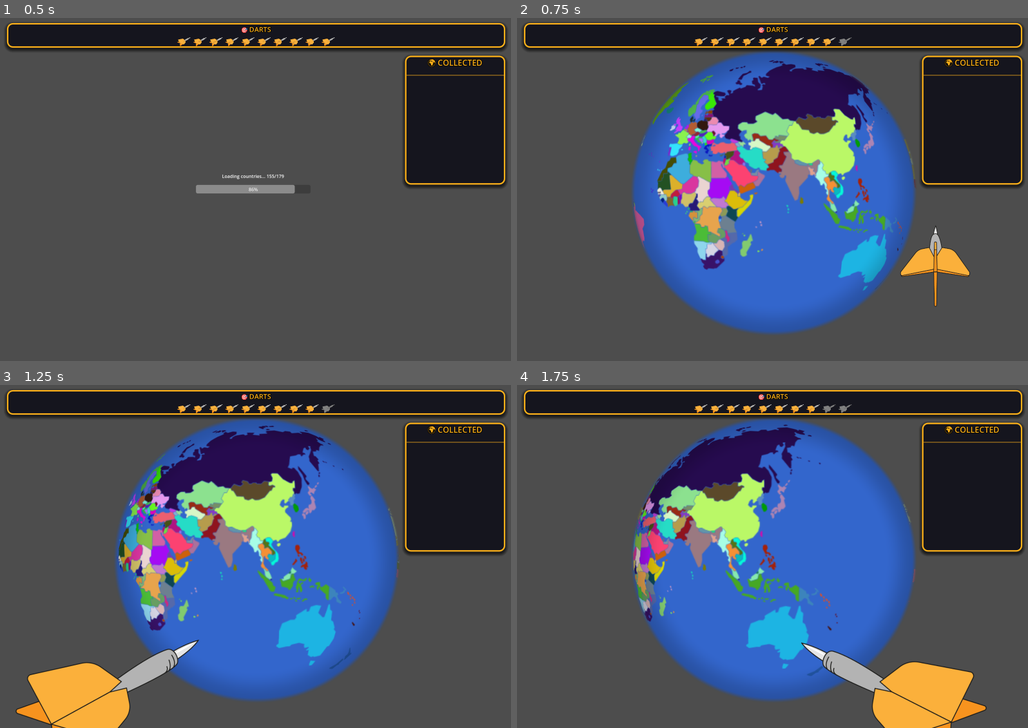
Above: before the commit, frames 1-4 (two rows, left to right).
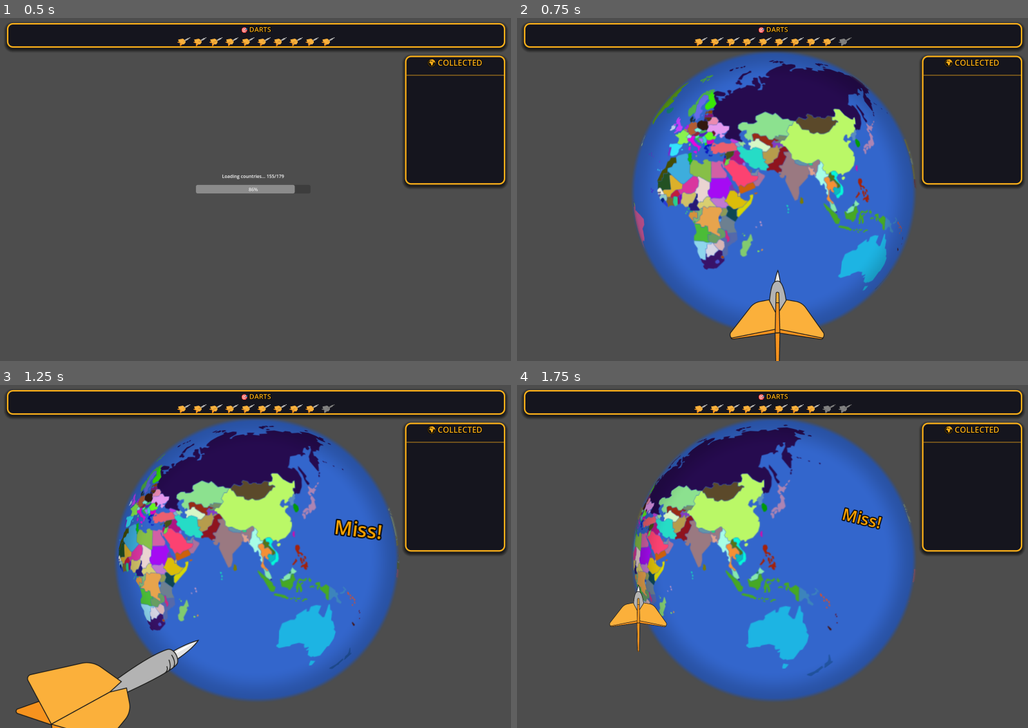
Above: after the commit, the same moments.

Repository: Balatzar/CountryCollector
Game: Godot game, scene res://Scenes/Game.tscn
The game is run twice, just before and just after one commit, with the same random seed, the same clock (stepped at 60 frames per second) and the same inputs.
Inputs (mouse positions are in pixels of both pictures, inside the frame that each line leads up to):
- Up to frame 1 (0.5 s): no input
- Up to frame 2 (0.75 s): tap Enter at 0.5 s; move the mouse to (884, 172) at 0.52 s; click (884, 172) at 0.67 s
- Up to frame 3 (1.25 s): tap Space at 0.77 s
- Up to frame 4 (1.75 s): move the mouse to (665, 573) at 1.27 s; click (665, 573) at 1.42 s; tap Space at 1.52 s

Frame 1 is identical in both runs. In frame 2, 2.7% of the frame differs, in the area x 41-89%, y 60-100%; in frame 3, 0.4%; in frame 4, 5.0%, in the area x 18-92%, y 35-100%.

Commit message:
Display notifications

Diff:
--- a/GameState.gd
+++ b/GameState.gd
@@ -10,6 +10,7 @@
 signal country_loading_progress(loaded: int, total: int)
 signal store_opened()
 signal card_acquired(card_data: Dictionary)
+signal notification_requested(text: String, position: Vector2, color: Color)
 
 # List of all countries in the game
 var all_countries: Array[String] = []
@@ -22,6 +23,9 @@
 
 # Pending country from click (will be collected when dart lands)
 var pending_country: String = ""
+
+# Last dart landing position (for notifications)
+var last_dart_position: Vector2 = Vector2.ZERO
 
 # Dart tracking
 const MAX_DARTS: int = 10
@@ -120,8 +124,14 @@
 
 
 # Signal that the dart has landed
-func land_dart() -> void:
+func land_dart(position: Vector2 = Vector2.ZERO) -> void:
+	last_dart_position = position
 	dart_landed.emit()
+
+
+# Request a notification to be displayed at a specific position
+func show_notification(text: String, position: Vector2, color: Color = Color.WHITE) -> void:
+	notification_requested.emit(text, position, color)
 
 
 # Check if a country has been collected
--- a/Scenes/Dart.tscn
+++ b/Scenes/Dart.tscn
@@ -21,7 +21,6 @@
 start_forward_bias = 0.0
 end_backward_bias = -0.5
 projectile_rotation_factor = 1.0
-projectile_duration = 0.1
 
 [node name="SpriteLeft" type="Sprite2D" parent="."]
 position = Vector2(-12, -299)
--- /dev/null
+++ b/Scenes/Game.gd
@@ -0,0 +1,14 @@
+extends Node2D
+
+@onready var notification_display: Node2D = $NotificationDisplay
+
+
+func _ready() -> void:
+	# Connect to notification signal
+	GameState.notification_requested.connect(_on_notification_requested)
+
+
+func _on_notification_requested(text: String, position: Vector2, color: Color) -> void:
+	# Move notification display to requested position and spawn
+	notification_display.global_position = position
+	notification_display.spawn_notification(text, color)
--- a/Scenes/Game.tscn
+++ b/Scenes/Game.tscn
@@ -1,10 +1,16 @@
-[gd_scene load_steps=3 format=3 uid="uid://bf4tw7lmwlwuj"]
+[gd_scene load_steps=5 format=3 uid="uid://bf4tw7lmwlwuj"]
 
 [ext_resource type="PackedScene" uid="uid://vpm14equhjq1" path="res://Scenes/GlobeAndDartWithProgress.tscn" id="1_gl6un"]
+[ext_resource type="Script" uid="uid://bheof2fagiofc" path="res://Scenes/Game.gd" id="1_kldst"]
 [ext_resource type="PackedScene" uid="uid://dkm8y5qvxh3yw" path="res://Scenes/GameOverlay.tscn" id="2_j5yw3"]
+[ext_resource type="PackedScene" uid="uid://bk3qxoc3yvyp2" path="res://Scenes/NotificationDisplay.tscn" id="4_b2bpf"]
 
 [node name="Game" type="Node2D"]
+script = ExtResource("1_kldst")
 
 [node name="GlobeAndDartWithProgress" parent="." instance=ExtResource("1_gl6un")]
 
 [node name="GameOverlay" parent="." instance=ExtResource("2_j5yw3")]
+
+[node name="NotificationDisplay" parent="." instance=ExtResource("4_b2bpf")]
+position = Vector2(892, 660)
--- /dev/null
+++ b/Scenes/NotificationDisplay.tscn
@@ -0,0 +1,12 @@
+[gd_scene load_steps=2 format=3 uid="uid://bk3qxoc3yvyp2"]
+
+[ext_resource type="Script" uid="uid://ctxmdm3hcd1mj" path="res://Scenes/notification_display.gd" id="1_jmq6g"]
+
+[node name="NotificationDisplay" type="Node2D"]
+script = ExtResource("1_jmq6g")
+
+[node name="DebugPoint" type="ColorRect" parent="."]
+offset_right = 40.0
+offset_bottom = 40.0
+
+[node name="Spawner" type="Node2D" parent="."]
--- /dev/null
+++ b/Scenes/TestNotification.tscn
@@ -0,0 +1,24 @@
+[gd_scene load_steps=3 format=3 uid="uid://bcrf74xrj0xym"]
+
+[ext_resource type="PackedScene" uid="uid://bk3qxoc3yvyp2" path="res://Scenes/NotificationDisplay.tscn" id="1_5wr5a"]
+[ext_resource type="Script" uid="uid://cgicnaduhbyry" path="res://Scenes/test_notification.gd" id="1_v6m24"]
+
+[node name="TestNotification" type="Control"]
+layout_mode = 3
+anchors_preset = 15
+anchor_right = 1.0
+anchor_bottom = 1.0
+grow_horizontal = 2
+grow_vertical = 2
+script = ExtResource("1_v6m24")
+
+[node name="Button" type="Button" parent="."]
+layout_mode = 0
+offset_left = 929.0
+offset_top = 609.0
+offset_right = 983.0
+offset_bottom = 640.0
+text = "Test ! "
+
+[node name="NotificationDisplay" parent="." instance=ExtResource("1_5wr5a")]
+position = Vector2(938, 529)
--- a/Scenes/dart.gd
+++ b/Scenes/dart.gd
@@ -282,14 +282,16 @@
 	var cb := Callable(self, "_update_projectile_along_bezier").bind(proj, p0, p1, p2, p3)
 	tween.tween_method(cb, 0.0, 1.0, projectile_duration)
 	tween.finished.connect(func():
+		var landing_pos := Vector2.ZERO
 		if is_instance_valid(proj):
+			landing_pos = proj.global_position
 			proj.queue_free()
 		# Print shot duration
 		var shot_end_time: float = Time.get_ticks_msec() / 1000.0
 		var shot_duration: float = shot_end_time - shot_start_time
 		print("Shot duration: %.3f seconds" % shot_duration)
-		# Signal that the dart has landed
-		GameState.land_dart()
+		# Signal that the dart has landed with position
+		GameState.land_dart(landing_pos)
 		# Show the static dart sprites again after landing
 		is_throwing = false
 	)
--- /dev/null
+++ b/Scenes/notification_display.gd
@@ -0,0 +1,105 @@
+extends Node2D
+
+## Animation settings
+@export_group("Animation Timing")
+@export var animation_duration: float = 1.2
+@export var fade_start_time: float = 0.6  # When to start fading (0.0 = immediately, 1.0 = at end)
+
+@export_group("Movement")
+@export var base_move_distance: Vector2 = Vector2(0, -150)  # Base upward movement
+@export var horizontal_spread: float = 200.0  # Random horizontal variance
+@export var vertical_variance: float = 80.0  # Random vertical variance
+
+@export_group("Rotation & Scale")
+@export var max_rotation_degrees: float = 25.0  # Random rotation range
+@export var spawn_scale: float = 0.3  # Starting scale (pops in from this size)
+@export var end_scale: float = 1.4  # Ending scale
+@export var scale_variance: float = 0.4  # Random scale variation
+
+@export_group("Visual Style")
+@export var font_size: int = 32
+@export var default_color: Color = Color.WHITE
+@export var outline_size: int = 8
+@export var outline_color: Color = Color.BLACK
+
+@export_group("Animation Styles")
+@export var use_random_curve: bool = true
+@export var enable_bounce: bool = true
+@export var enable_rotation: bool = true
+
+@onready var spawner: Node2D = $Spawner
+@onready var debug_point: ColorRect = $DebugPoint
+
+
+func _ready() -> void:
+	# Hide debug visualization when game is running
+	debug_point.visible = false
+
+
+func spawn_notification(text: String, custom_color: Color = default_color) -> void:
+	var label := Label.new()
+	label.text = text
+	label.add_theme_font_size_override("font_size", font_size)
+	label.add_theme_color_override("font_color", custom_color)
+	label.add_theme_color_override("font_outline_color", outline_color)
+	label.add_theme_constant_override("outline_size", outline_size)
+
+	# Position at spawner
+	spawner.add_child(label)
+	label.position = Vector2.ZERO
+	label.pivot_offset = label.size / 2.0  # Center pivot for rotation/scale
+
+	# Start small for pop-in effect
+	label.scale = Vector2.ONE * spawn_scale
+	label.modulate.a = 1.0
+
+	# Generate random movement
+	var random_offset := Vector2(
+		randf_range(-horizontal_spread, horizontal_spread),
+		randf_range(-vertical_variance, vertical_variance)
+	)
+	var target_position := base_move_distance + random_offset
+
+	# Generate random rotation
+	var target_rotation := 0.0
+	if enable_rotation:
+		target_rotation = deg_to_rad(randf_range(-max_rotation_degrees, max_rotation_degrees))
+
+	# Generate random scale
+	var final_scale := end_scale + randf_range(-scale_variance, scale_variance)
+
+	# Create animation
+	var tween := create_tween()
+	tween.set_parallel(true)
+
+	# Choose animation curve
+	var curve_type := Tween.TRANS_CUBIC
+	var ease_type := Tween.EASE_OUT
+
+	if use_random_curve:
+		var curves := [Tween.TRANS_BOUNCE, Tween.TRANS_ELASTIC]
+		if enable_bounce:
+			curves.append(Tween.TRANS_BACK)
+		curve_type = curves[randi() % curves.size()]
+
+	# Movement animation
+	tween.tween_property(label, "position", target_position, animation_duration)\
+		.set_trans(curve_type).set_ease(ease_type)
+
+	# Scale animation - pop in then grow
+	tween.tween_property(label, "scale", Vector2.ONE * final_scale, animation_duration)\
+		.set_trans(Tween.TRANS_ELASTIC).set_ease(Tween.EASE_OUT)
+
+	# Rotation animation
+	if enable_rotation:
+		tween.tween_property(label, "rotation", target_rotation, animation_duration)\
+			.set_trans(Tween.TRANS_CUBIC).set_ease(Tween.EASE_OUT)
+
+	# Fade out
+	var fade_delay := animation_duration * fade_start_time
+	var fade_duration := animation_duration * (1.0 - fade_start_time)
+	tween.tween_property(label, "modulate:a", 0.0, fade_duration)\
+		.set_delay(fade_delay).set_trans(Tween.TRANS_CUBIC).set_ease(Tween.EASE_IN)
+
+	# Cleanup when done
+	tween.finished.connect(func(): label.queue_free())
--- a/Scenes/rotating_static_map.gd
+++ b/Scenes/rotating_static_map.gd
@@ -1,4 +1,6 @@
 extends Node2D
+
+const CountryNames = preload("res://CountryNames.gd")
 
 ## Configuration
 @export var scroll_speed: float = 50.0  # Pixels per second
@@ -15,6 +17,14 @@
 var map_copy: Node2D = null
 var copies_created: bool = false
 var is_paused: bool = true  # Start paused until loading is complete
+
+# Track if current dart hit a country (reset on each throw)
+var dart_hit_country: bool = false
+
+# Notification colors
+const COLOR_HIT = Color.LIGHT_GREEN
+const COLOR_MISS = Color.ORANGE
+const COLOR_COUNTRY = Color.CYAN
 
 func _ready() -> void:
 	# Scale the map to fit better in the globe (maps are 1024x512)
@@ -33,11 +43,10 @@
 	# Set the viewport texture on the globe display
 	globe_display.texture = sub_viewport.get_texture()
 
-	# Connect to country collection signal to rebuild copies
+	# Connect to game signals
+	GameState.dart_thrown.connect(_on_dart_thrown)
+	GameState.dart_landed.connect(_on_dart_landed)
 	GameState.country_collected.connect(_on_country_collected)
-
-	# Connect to dart landed signal to collect pending country
-	GameState.dart_landed.connect(_on_dart_landed)
 
 func start_rotation() -> void:
 	"""Called externally when loading is complete and it's safe to copy sprites"""
@@ -46,10 +55,9 @@
 	is_paused = false
 	print("[RotatingMap] Rotation started")
 
-func _on_country_collected(_country_id: String) -> void:
-	# Rebuild map copies to reflect the new white color
-	if copies_created and map_copy != null:
-		_rebuild_map_copy()
+func _on_dart_thrown() -> void:
+	# Reset hit tracking for new dart
+	dart_hit_country = false
 
 
 func _on_dart_landed() -> void:
@@ -57,6 +65,29 @@
 	if GameState.pending_country != "":
 		GameState.collect_country(GameState.pending_country)
 		GameState.pending_country = ""
+	else:
+		# Show miss notification if we didn't hit a country
+		if not dart_hit_country:
+			GameState.show_notification("Miss!", GameState.last_dart_position, COLOR_MISS)
+
+
+func _on_country_collected(country_id: String) -> void:
+	# Mark that this dart hit a country
+	dart_hit_country = true
+
+	# Show hit notification at dart landing position
+	GameState.show_notification("Hit!", GameState.last_dart_position, COLOR_HIT)
+
+	# Wait 100ms before showing country name
+	await get_tree().create_timer(0.1).timeout
+
+	# Get the country name and show it
+	var country_name := CountryNames.get_country_name(country_id)
+	GameState.show_notification(country_name, GameState.last_dart_position, COLOR_COUNTRY)
+
+	# Rebuild map copies to reflect the new white color
+	if copies_created and map_copy != null:
+		_rebuild_map_copy()
 
 func _create_map_copy() -> void:
 	if copies_created:
--- /dev/null
+++ b/Scenes/test_notification.gd
@@ -0,0 +1,37 @@
+extends Control
+
+@onready var notification_display: Node2D = $NotificationDisplay
+@onready var button: Button = $Button
+
+var test_messages: Array[String] = [
+	"+100 points!",
+	"Amazing!",
+	"Great shot!",
+	"Combo x2!",
+	"Perfect!",
+	"Incredible!",
+	"New country collected!",
+	"Level up!",
+	"Bonus!",
+	"Fantastic!"
+]
+
+var test_colors: Array[Color] = [
+	Color.WHITE,
+	Color.YELLOW,
+	Color.ORANGE,
+	Color.LIGHT_GREEN,
+	Color.CYAN,
+	Color.PINK
+]
+
+
+func _ready() -> void:
+	button.pressed.connect(_on_button_pressed)
+
+
+func _on_button_pressed() -> void:
+	# Spawn a random notification with random color
+	var message := test_messages[randi() % test_messages.size()]
+	var color := test_colors[randi() % test_colors.size()]
+	notification_display.spawn_notification(message, color)
Not shown, changed: .claude/settings.local.json
Not shown, added: Scenes/Game.gd.uid
Not shown, added: Scenes/notification_display.gd.uid
Not shown, added: Scenes/test_notification.gd.uid
